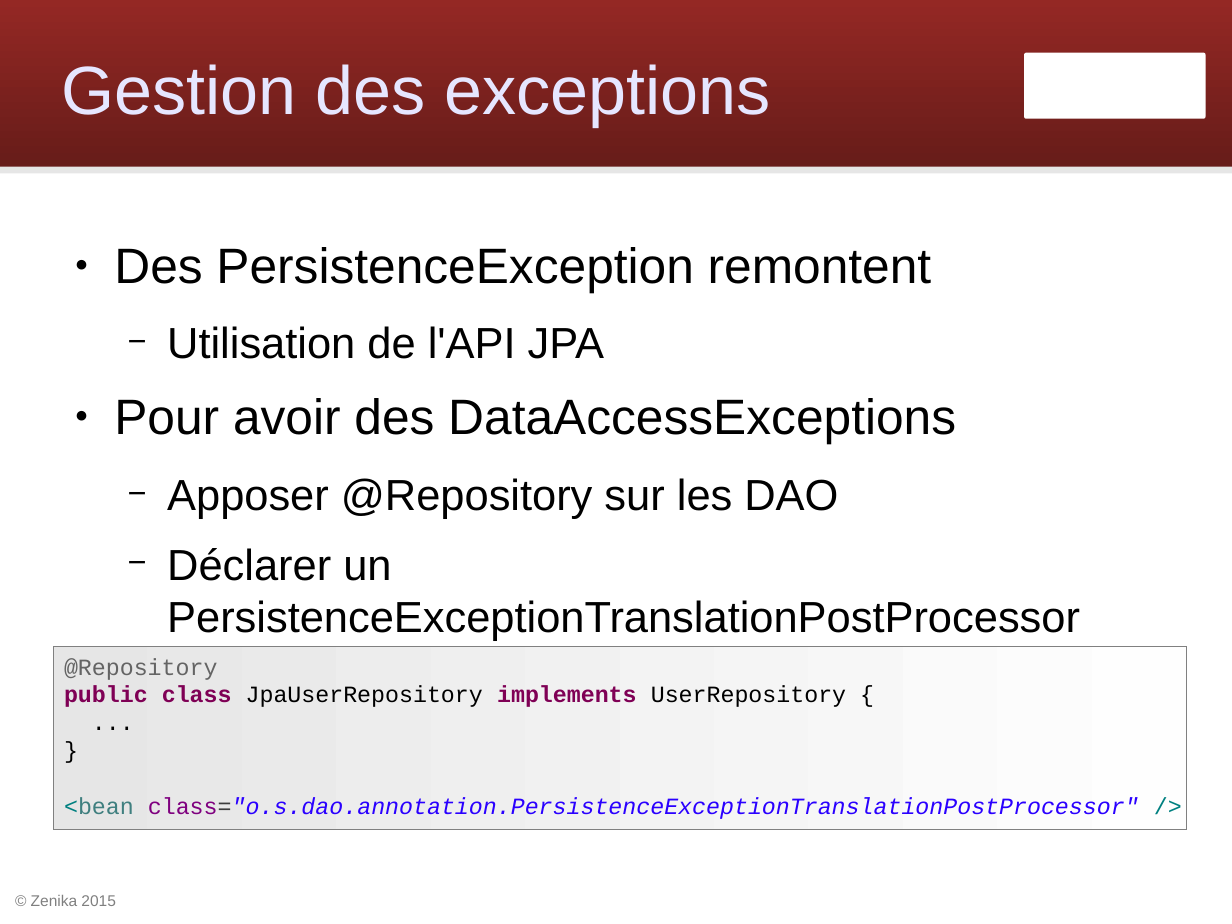
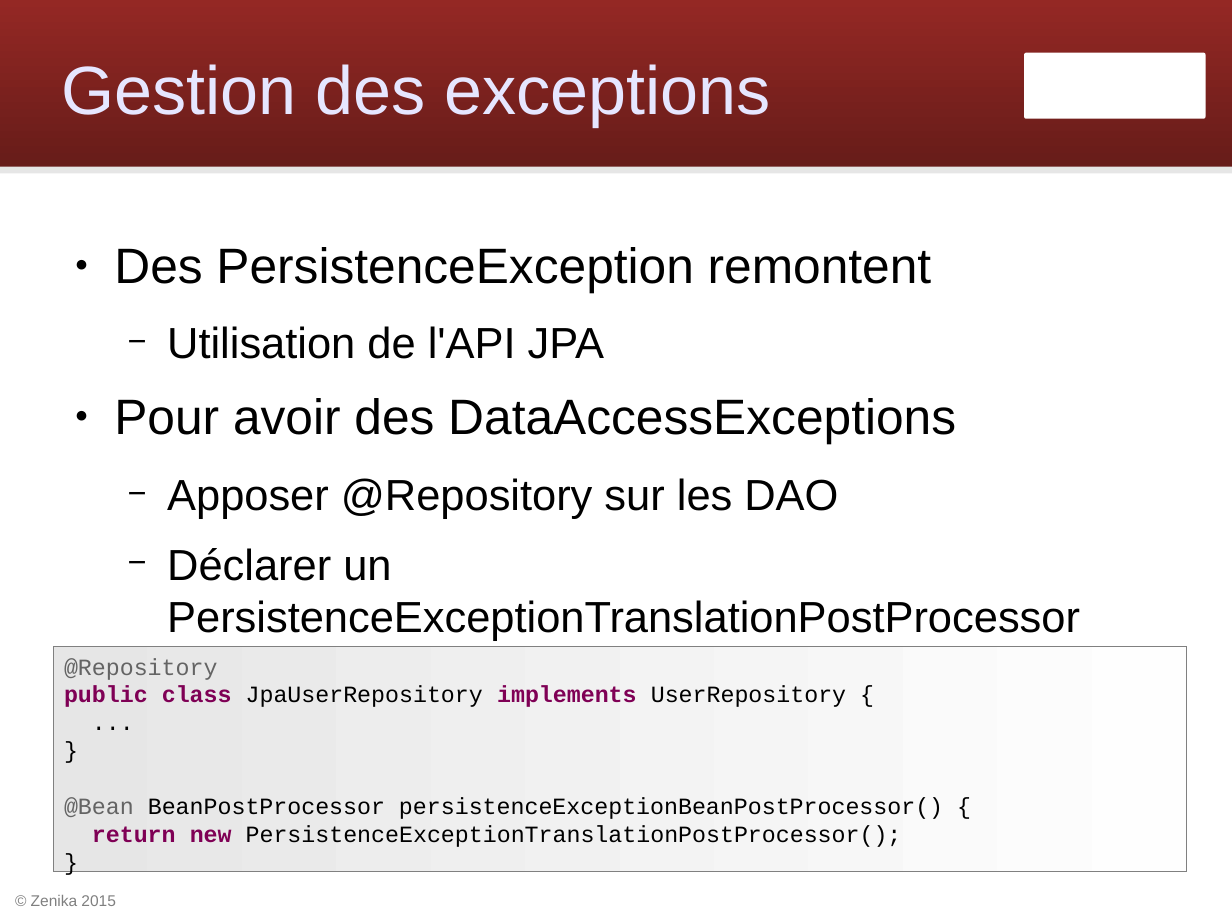
Before and after one commit to Zenika/workshop-spring-core, a slide deck: slide 73 of spring-workshop.odp. Drawn at 1232x924 pixels with LibreOffice and Linux fonts; fonts in the diff are those of the drawing; background and template pictures are left out. Boxes give left, top, right and bottom in pixels: in the first picture for what was removed or moved away, otherwise in the second. Text is boxed around its words. In the diff, an @@ line names an element or a change of style, - is before the commit and + after.

```diff
--- a/spring-workshop.odp
+++ b/spring-workshop.odp
@@ rectangle "@Repository": place and size @@
-rectangle "@Repository" at <box>53,646,1186,830</box>
+rectangle "@Repository" at <box>53,646,1186,872</box>
@@ text in rectangle at <box>64,797,943,847</box>: text changed; text colour #2A00FF to #000000; italic off @@
-<bean class="o.s.dao.annotation.PersistenceExceptionTranslationPostProcessor" />
+@Bean BeanPostProcessor persistenceExceptionBeanPostProcessor() {
+return new PersistenceExceptionTranslationPostProcessor();
+}
```
Also in this commit, not shown: 3 other slides changed, 8 other files.
